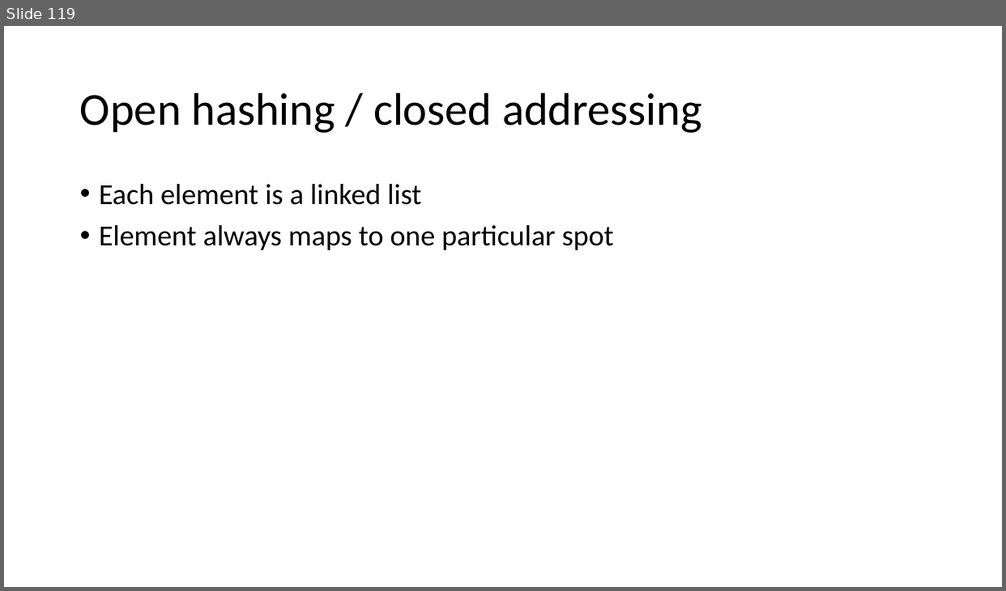
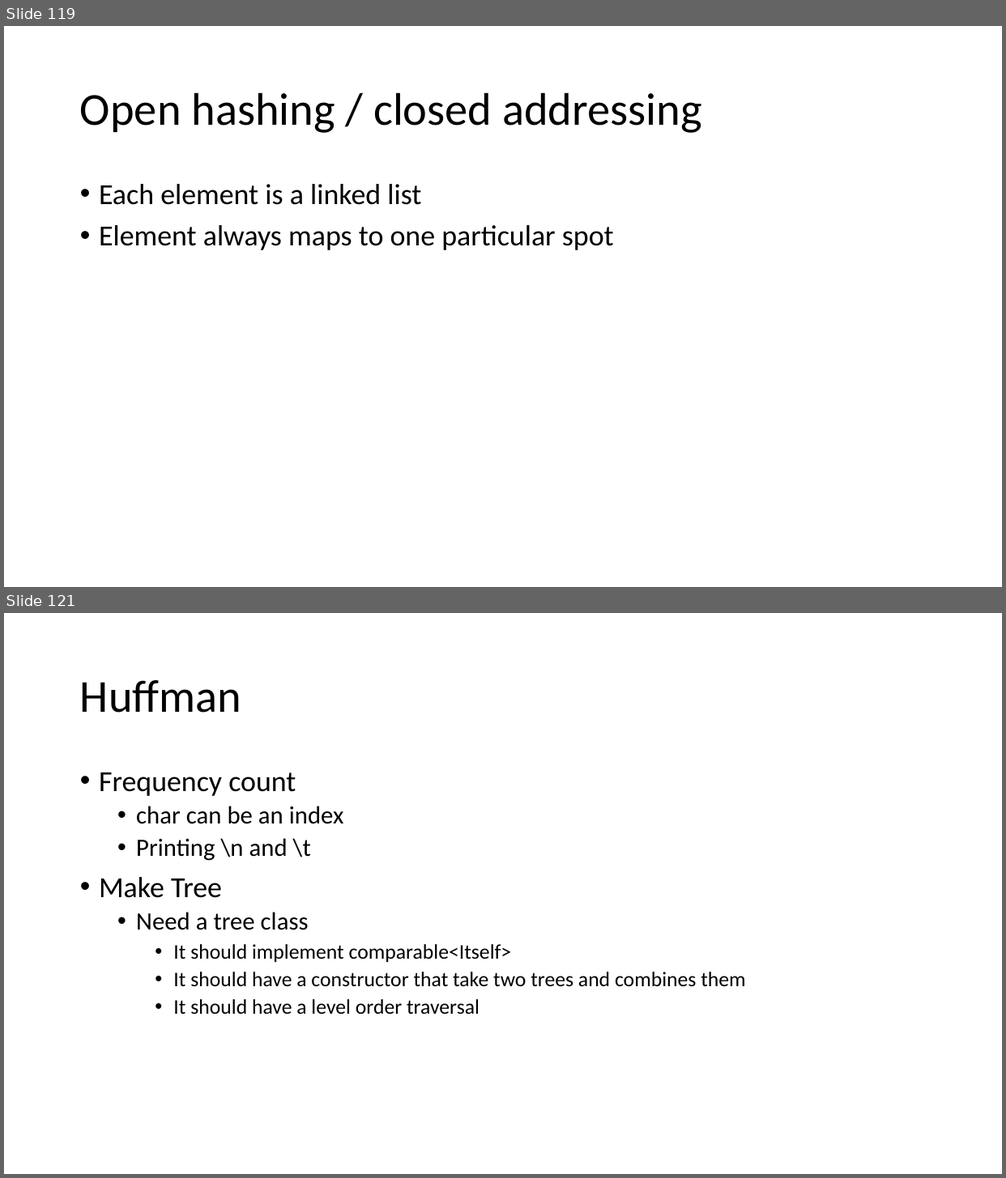
Before and after one commit to skalakm/232, a slide deck: notes.pptx. Shown one above the other, each under a label of ours: slide 119 before the commit, slides 119 and 121 after it; the slides between them are not shown. The pictures are 1006x591 and 1006x1178 pixels, drawn with LibreOffice and Linux fonts; fonts in the diff are those of the drawing. Boxes give left, top, right and bottom in pixels: in the first picture for what was removed or moved away, otherwise in the second. Text is boxed around its words. In the diff, an @@ line names an element or a change of style, - is before the commit and + after.

Commit message:
added huffman material

```diff
--- a/notes.pptx
+++ b/notes.pptx
@@ slide 121 added at [4,613,1002,1174], background #FFFFFF @@
@@ title added at [80,680,241,713], 44 pt, text #000000 @@
+Huffman
@@ text added at [99,773,745,1015], 20 pt, text #000000 @@
+• Frequency count
+  • char can be an index
+  • Printing \n and \t
+• Make Tree
+  • Need a tree class
+    • It should implement comparable<Itself>
+    • It should have a constructor that take two trees and combines them
+    • It should have a level order traversal
```
Also in this commit, not shown: 2 other slides added, 1 other file.
